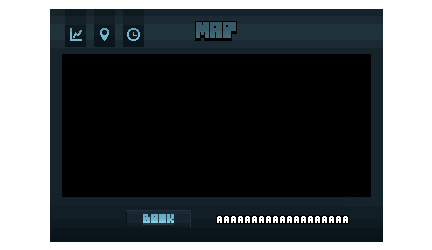
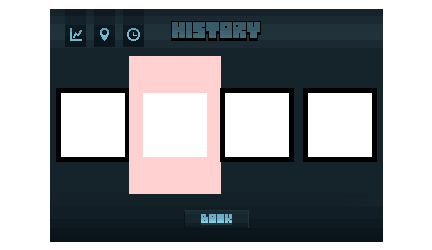
Before/after of a (432, 250) layered artwork. What changed in the layer stack:
added group "history" with 15 layers in group "defaults" over [56, 21, 377, 228]
added group "entry4" with 2 layers in group "history" over [308, 88, 377, 162]
added layer "image" (1st of 5, in "defaults" › "history" › "entry4") in group "entry4" over [308, 93, 372, 157]
added layer "backing copy 3" in group "entry4" over [308, 88, 377, 162]
added group "entry3" with 2 layers in group "history" over [225, 93, 289, 157]
added layer "image" (2nd of 5, in "defaults" › "history" › "entry3") in group "entry3" over [225, 93, 289, 157]
added layer "backing copy 2" in group "entry3" over [225, 93, 289, 157]
added group "entry2" with 3 layers in group "history" over [129, 56, 221, 194]
added layer "image" (3rd of 5, in "defaults" › "history" › "entry2") in group "entry2" over [143, 93, 207, 157]
added layer "highlited" in group "entry2" over [129, 56, 221, 194]
added layer "backing copy" in group "entry2" over [138, 88, 212, 162]
added group "entry1" with 2 layers in group "history" over [56, 88, 130, 162]
added layer "image" (4th of 5, in "defaults" › "history" › "entry1") in group "entry1" over [61, 93, 125, 157]
added layer "backing" in group "entry1" over [56, 88, 130, 162]
added layer "title" (1st of 5, in "defaults" › "history") in group "history" over [171, 21, 261, 41]
added layer "single button copy 5" in group "history" over [184, 210, 249, 228]
hid group "Map" (4 layers) over [62, 21, 371, 228]
hid "locationName copy" over [216, 215, 349, 224]
hid "map" over [62, 54, 371, 197]
hid "title" (4th of 5, in "Map") over [195, 22, 237, 41]
hid "single button copy 3" over [126, 210, 191, 228]
